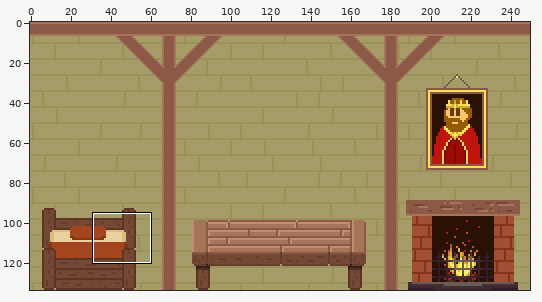
One commit to this sprite sheet: Unity/Assets/Sprites/severin-room.png. Above: a wide view before the commit, with the close-up outlined.
Close-up. Before the commit:
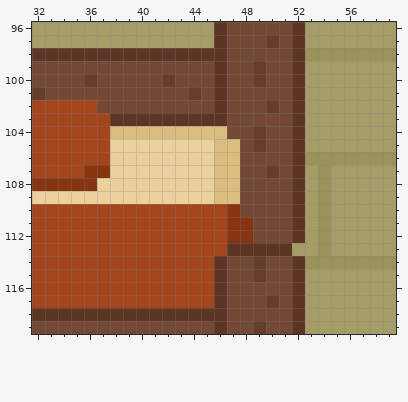
The file is 250x134 pixels. Colours within 5 levels of each other are drawn and written as one. Shown: x 32..59, y 96..119.
The same view after the edit:
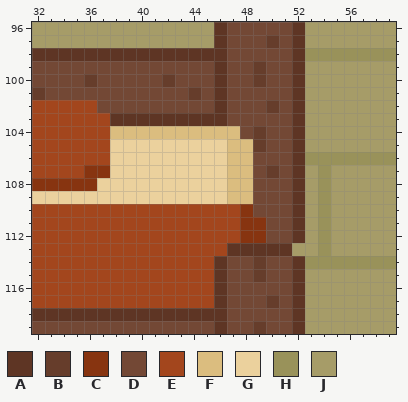
Palette (. is transparent): A #5e3524  B #663d2b  C #873410  D #734835  E #a3461d  F #dbbd7f  G #ebd19d  H #99925a  J #a69c68
Change:
y 104: x 47 D -> F
y 105..109: x 46 F -> G; x 48 D -> F
y 110: x 47..48 CD -> EC
y 111..112: x 47 C -> E; x 49 D -> C
Boxes around the changes in both close-ups, in picture pixels (x1, y1, x2, y2):
changed: (214, 126, 266, 243)
